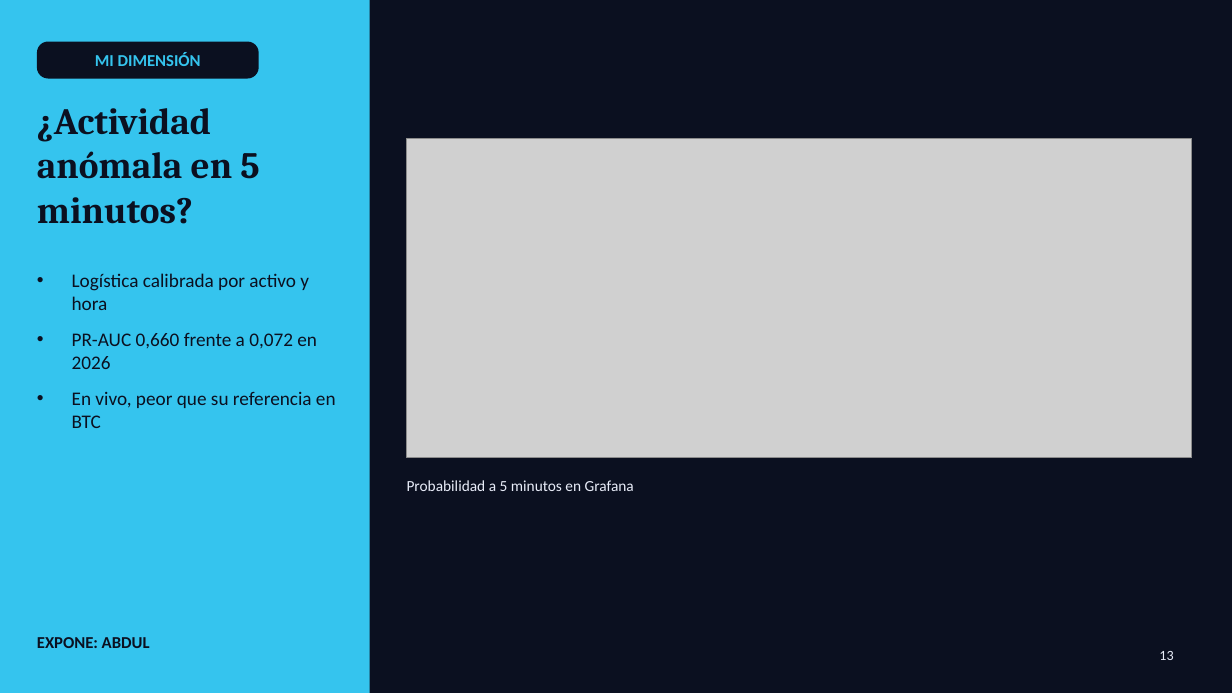
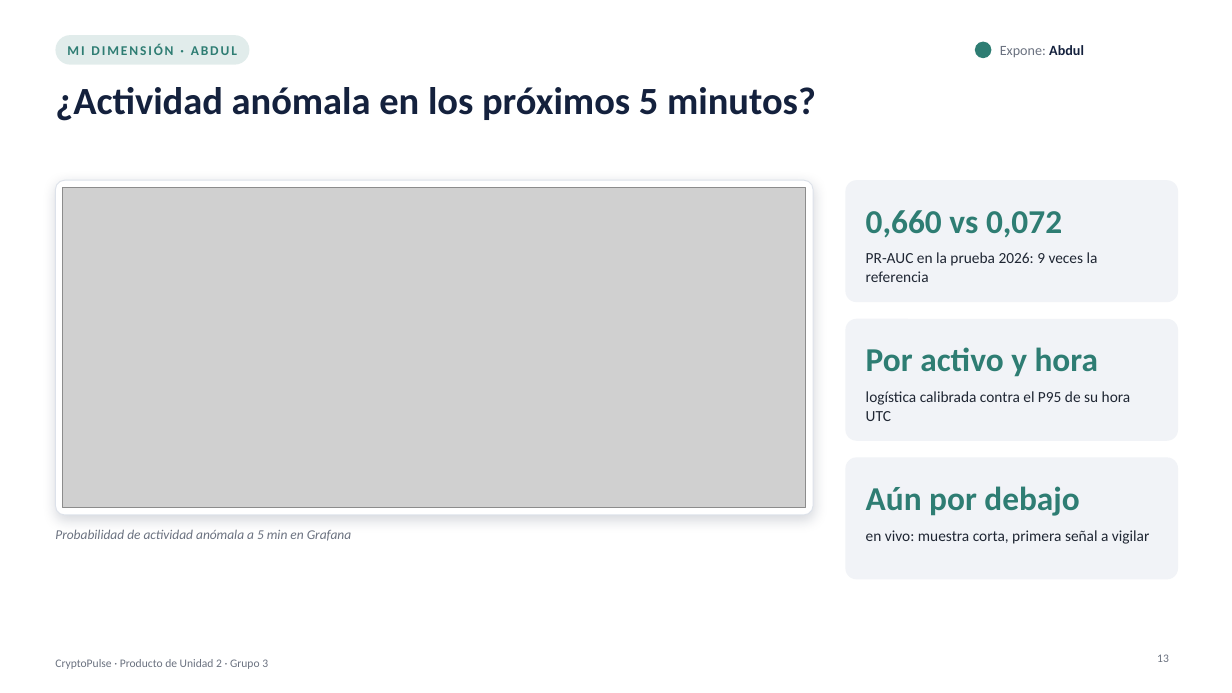
Before and after one commit to Milagros-hp/BigData-BTC-SOL, a slide deck: slide 13 of docs/presentacion/CryptoPulse_U2.pptx. Drawn at 1232x693 pixels with LibreOffice and Linux fonts; fonts in the diff are those of the drawing; grey boxes stand for pictures. Boxes give left, top, right and bottom in pixels: in the first picture for what was removed or moved away, otherwise in the second. Text is boxed around its words. In the diff, an @@ line names an element or a change of style, - is before the commit and + after.

```diff
--- a/docs/presentacion/CryptoPulse_U2.pptx
+++ b/docs/presentacion/CryptoPulse_U2.pptx
@@ background #0B1020 to #FFFFFF @@
@@ rectangle removed at (x1=0, y1=0, x2=370, y2=693) @@
@@ text "MI DIMENSIÓN · ABDUL" moved from (x1=37, y1=42, x2=259, y2=79) to (x1=67, y1=43, x2=237, y2=55) @@
@@ text "MI DIMENSIÓN · ABDUL" at (x1=67, y1=43, x2=237, y2=55): fill #0B1020 to none @@
@@ rounded rectangle added at (x1=55, y1=35, x2=250, y2=65), fill #2E7D73 at 14% opacity @@
@@ text at (x1=67, y1=43, x2=237, y2=55): text changed; size 13 to 10.5 pt; text colour #35C4EE to #2E7D73 @@
-MI DIMENSIÓN
+MI DIMENSIÓN · ABDUL
@@ ellipse added at (x1=975, y1=42, x2=992, y2=58), fill #2E7D73 @@
@@ text added at (x1=1000, y1=45, x2=1084, y2=57), 11 pt, text #6B7280 @@
+Expone: Abdul
@@ title at (x1=55, y1=87, x2=816, y2=121): text changed; size 29 to 30 pt; font Cambria to Calibri; text colour #0B1020 to #14213D @@
-¿Actividad anómala en 5 minutos?
+¿Actividad anómala en los próximos 5 minutos?
@@ picture removed at (x1=407, y1=139, x2=1192, y2=457) @@
@@ rounded rectangle added at (x1=55, y1=180, x2=813, y2=515), fill #FFFFFF, outline #DDE2EA 0.75 pt @@
@@ picture added at (x1=63, y1=188, x2=806, y2=507) @@
@@ rounded rectangle added at (x1=846, y1=180, x2=1178, y2=302), fill #F1F3F7 @@
@@ text added at (x1=866, y1=210, x2=1062, y2=238), 26 pt, text #2E7D73, bold @@
+0,660 vs 0,072
@@ text added at (x1=866, y1=252, x2=1098, y2=282), 12 pt, text #1F2633 @@
+PR-AUC en la prueba 2026: 9 veces la referencia
@@ text removed at (x1=72, y1=273, x2=336, y2=428) @@
-• Logística calibrada por activo y hora
-• PR-AUC 0,660 frente a 0,072 en 2026
-• En vivo, peor que su referencia en BTC
@@ rounded rectangle added at (x1=846, y1=319, x2=1178, y2=441), fill #F1F3F7 @@
@@ text added at (x1=866, y1=347, x2=1098, y2=377), 26 pt, text #2E7D73, bold @@
+Por activo y hora
@@ text added at (x1=866, y1=391, x2=1131, y2=421), 12 pt, text #1F2633 @@
+logística calibrada contra el P95 de su hora UTC
@@ rounded rectangle added at (x1=846, y1=457, x2=1178, y2=579), fill #F1F3F7 @@
@@ text added at (x1=866, y1=486, x2=1079, y2=516), 26 pt, text #2E7D73, bold @@
+Aún por debajo
@@ text at (x1=55, y1=529, x2=351, y2=541): text changed; size 12 to 10.5 pt; text colour #E8ECF8 to #6B7280; italic on @@
-Probabilidad a 5 minutos en Grafana
+Probabilidad de actividad anómala a 5 min en Grafana
@@ text added at (x1=866, y1=530, x2=1150, y2=544), 12 pt, text #1F2633 @@
+en vivo: muestra corta, primera señal a vigilar
@@ text removed at (x1=37, y1=637, x2=150, y2=648) @@
-EXPONE: ABDUL
@@ text added at (x1=55, y1=659, x2=268, y2=669), 9 pt, text #6B7280 @@
+CryptoPulse · Producto de Unidad 2 · Grupo 3
@@ page number at (x1=1157, y1=654, x2=1169, y2=662): size 11 to 9 pt, text colour #E8ECF8 to #6B7280; alignment left to right @@
```
Also in this commit, not shown: 20 other slides changed, 1 other file.
